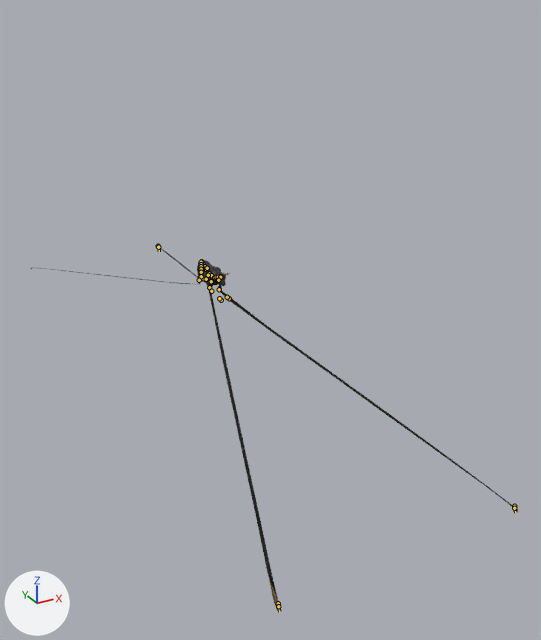
Two versions of the glTF model public/assets/models/creatures/r2_bull_5704ef69.glb, one commit apart.
Camera for both pictures: a 50 mm camera at (-41.8, -68.4, 7.0) aimed at (6.8, 20.1, -37.2). The lights are fixed; the arrows at lower left show +X, +Y and +Z. The picture after the commit comes second. The bones that change, and the others that lie on the model, are drawn over the model as lines.

Objects in the first picture: 'Cow'.
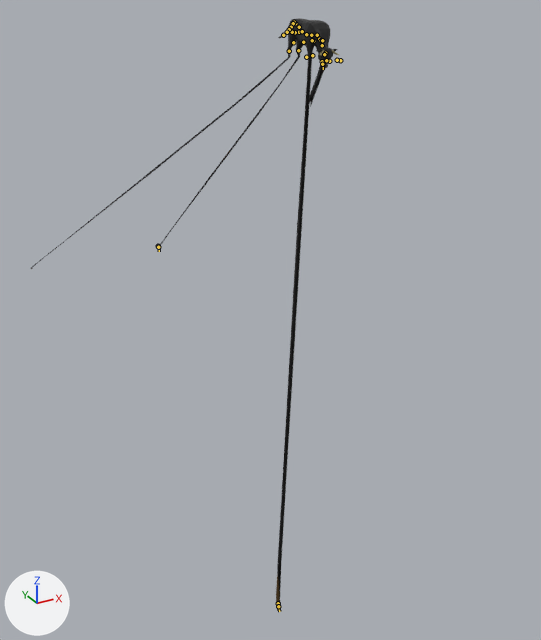
The newer file adds an action. The first version stands in its rest pose; the second is drawn at frame 46 of the action 'Eating'.

Changed parts and their boxes [x1, y1, x2, y2] in the pictures (541 x 640 px):
'Cow', posed (36% narrower, 63% taller): before [31, 247, 518, 611]; after [31, 18, 340, 611]
bone 'Body', root to tip: before (209, 287) to (209, 287); after (306, 57) to (306, 56)
bone 'Neck1', root to tip: before (214, 277) to (214, 277); after (317, 35) to (317, 35)
bone 'FrontUpperLeg.L', root to tip: before (218, 280) to (218, 280); after (322, 40) to (322, 40)
bone 'FrontLowerLeg.L', root to tip: before (219, 289) to (219, 289); after (324, 54) to (324, 55)
bone 'Tail3', root to tip: before (201, 262) to (201, 262); after (293, 23) to (293, 23)
bone 'Tail5', root to tip: before (201, 266) to (201, 266); after (289, 29) to (289, 30)
bone 'Tail6', root to tip: before (201, 269) to (201, 269); after (287, 32) to (287, 32)
bone 'IKFrontLeg.L', root to tip: before (514, 506) to (515, 510); after (322, 61) to (323, 66)

The edits, one by one:
Bone 'Body' (bone_body) moves from (0.0, 0.0, 0.0) to (0.0, 0.338, 0.261).
Bone 'Neck1' (bone_neck1) turns from (0, 0, 0) to (-65, 0, 0) degrees about its own x, y and z.
Bone 'FrontUpperLeg.L' (bone_frontupperleg_l) turns from (0, 0, 0) to (-16, 0, 0) degrees about its own x, y and z.
Bone 'FrontLowerLeg.L' (bone_frontlowerleg_l) turns from (0, 0, 0) to (-44, 0, 0) degrees about its own x, y and z.
Bone 'Tail3' (bone_tail3) turns from (0, 0, 0) to (2, 8, 25) degrees about its own x, y and z.
Bone 'Tail5' (bone_tail5) turns from (0, 0, 0) to (0, 0, 7) degrees about its own x, y and z.
Bone 'Tail6' (bone_tail6) turns from (0, 0, 0) to (0, 1, 10) degrees about its own x, y and z.
Bone 'IKFrontLeg.L' (bone_ikfrontleg_l) moves from (0.0, 0.0, 0.0) to (-0.145, -0.503, 0.011).
